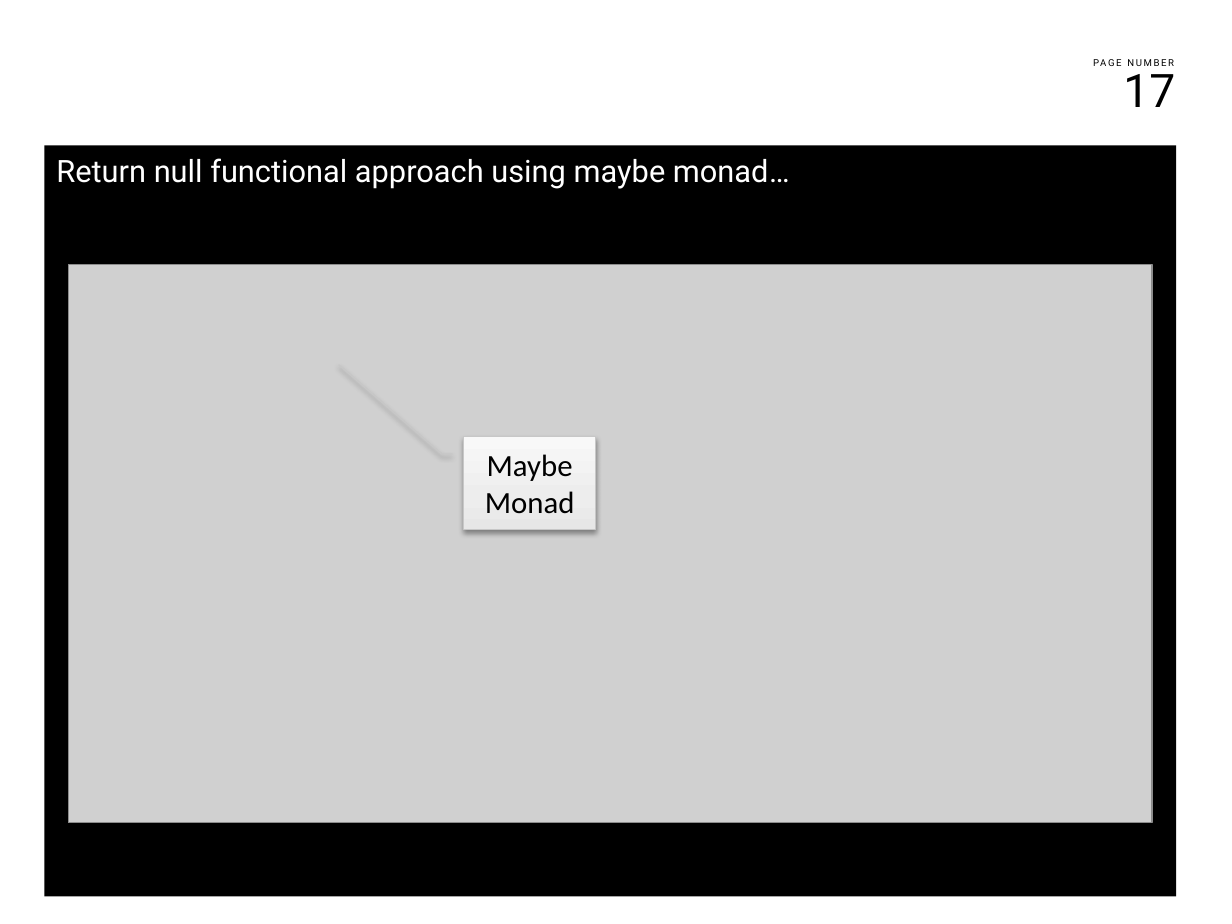
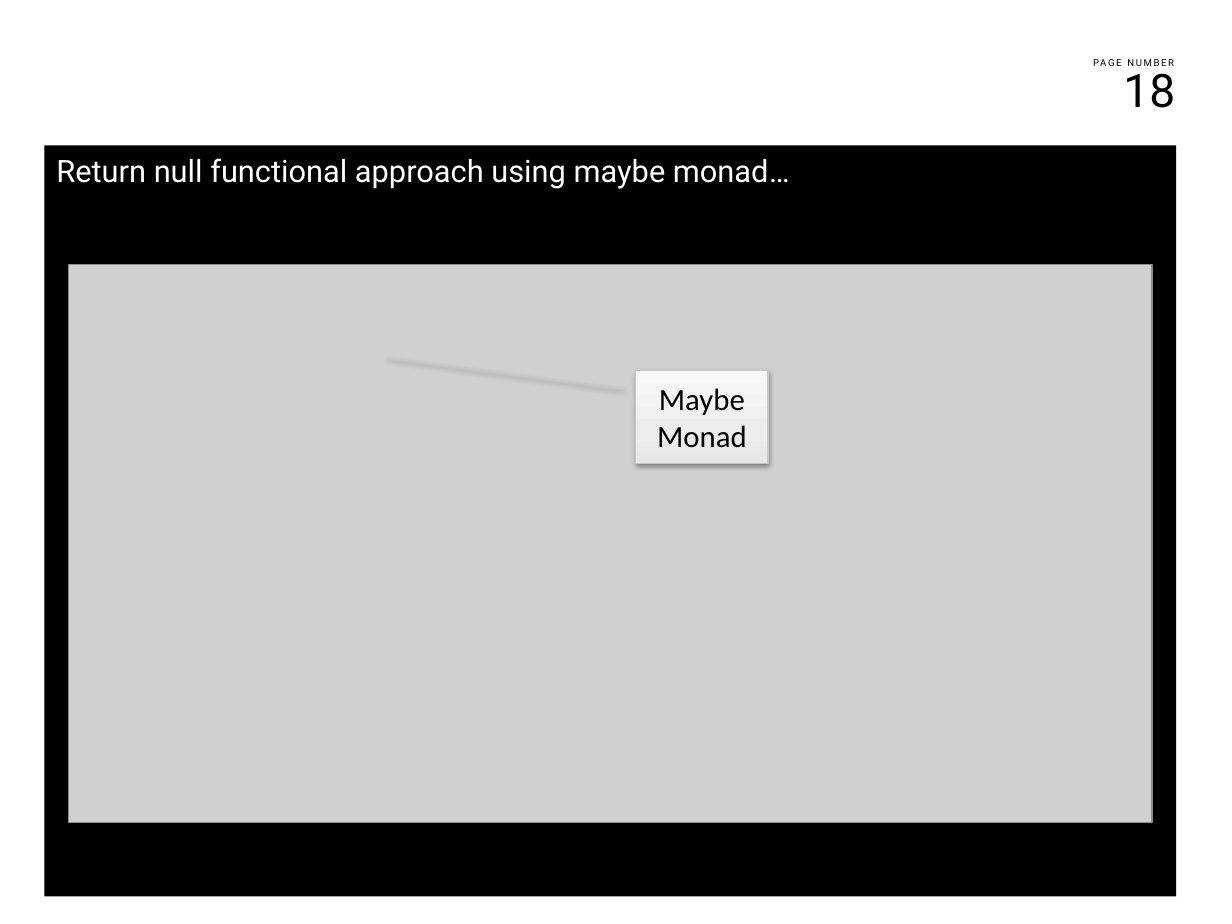
Before and after one commit to franco-melandri/NoIF, a slide deck: slide 18 of docs/noif.pptx (slide 17 before the commit). Drawn at 1232x924 pixels with LibreOffice and Linux fonts; fonts in the diff are those of the drawing; grey boxes stand for pictures; background and template pictures are left out. Boxes give left, top, right and bottom in pixels: in the first picture for what was removed or moved away, otherwise in the second. Text is boxed around its words. In the diff, an @@ line names an element or a change of style, - is before the commit and + after.

```diff
--- a/docs/noif.pptx
+++ b/docs/noif.pptx
@@ page number at <box>1123,65,1175,108</box>: text changed @@
-17
+18
@@ border callout "Maybe": place and size @@
-border callout "Maybe" at <box>463,436,595,529</box>
+border callout "Maybe" at <box>636,371,768,463</box>
@@ border callout "Maybe" at <box>636,371,768,463</box>: proportions changed @@
```
Also in this commit, not shown: 4 other slides changed.
